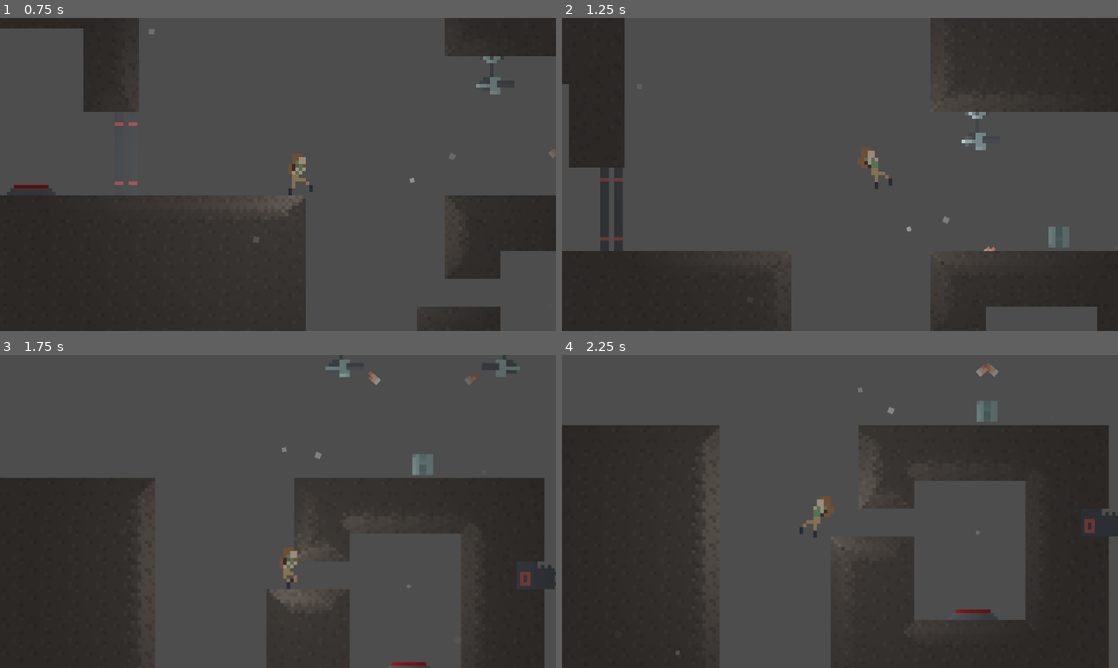
Above: before the commit, frames 1-4 (two rows, left to right).
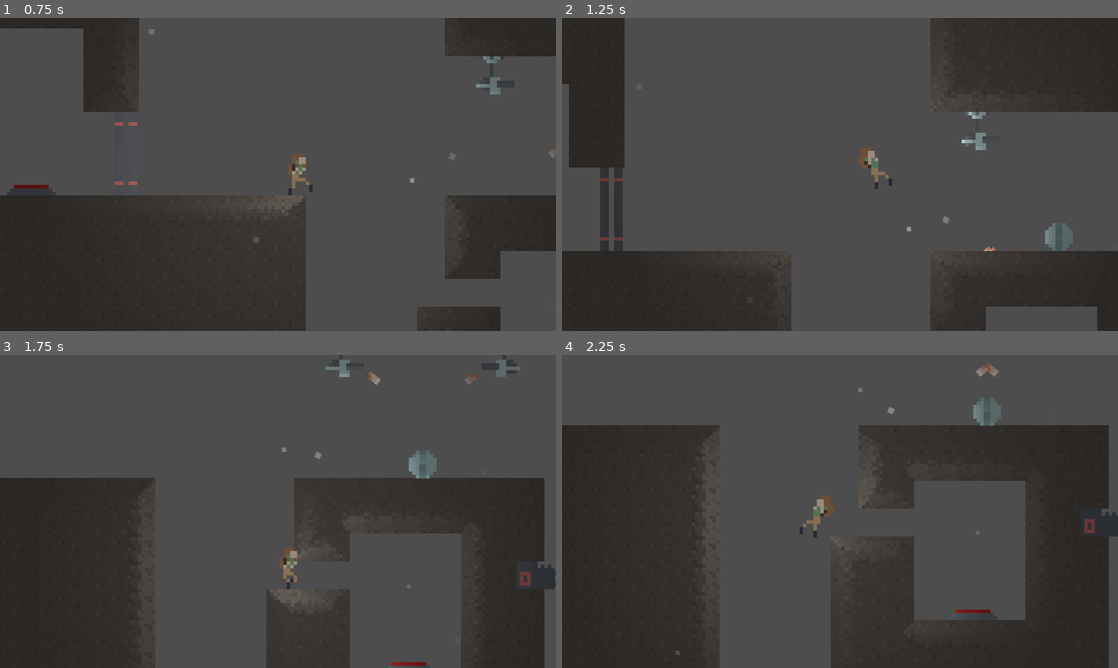
Above: after the commit, the same moments.

Repository: EpicBettaFish/trijam314
Game: Godot game, scene res://scenes/Main.tscn
Same seed, same stepped clock (60 frames per second), same inputs: the game is played once before the commit and once after it. Sound files missing from this copy of the repository are replaced by a short silence.
Inputs:
- Up to frame 1 (0.75 s): hold D (right) from 0.53 s (still down)
- Up to frame 2 (1.25 s): keep holding D (right); tap Up (jump) at 0.77 s
- Up to frame 3 (1.75 s): keep holding D (right); tap Up (jump) at 1.52 s
- Up to frame 4 (2.25 s): release D (right) at 2.03 s; hold Left (left) from 2.03 s (still down)

Frame 1 is identical in both runs. In frame 2, less than 0.1% of the frame differs, in the area x 86-91%, y 65-75%; in frame 3, less than 0.1%, in the area x 73-79%, y 30-40%; in frame 4, less than 0.1%.
Error before the commit: Invalid assignment of property or key 'global_position' with value of type 'Vector2' on a base object of type 'null instance'. (res://scripts/cube.gd:6)

Commit message:
balls moment

Diff:
--- a/scenes/button.tscn
+++ b/scenes/button.tscn
@@ -5,13 +5,14 @@
 [ext_resource type="Texture2D" uid="uid://dv136lseppt5v" path="res://assets/sprites/button_norm.png" id="3_3q610"]
 
 [sub_resource type="RectangleShape2D" id="RectangleShape2D_mi6dp"]
-size = Vector2(10, 1)
+size = Vector2(8, 1)
 
 [sub_resource type="CanvasTexture" id="CanvasTexture_3q610"]
 diffuse_texture = ExtResource("2_rhj8v")
 normal_texture = ExtResource("3_3q610")
 
 [node name="Button" type="StaticBody2D"]
+collision_layer = 4
 script = ExtResource("1_rhj8v")
 
 [node name="CollisionPolygon2D" type="CollisionPolygon2D" parent="."]
@@ -30,5 +31,10 @@
 texture = SubResource("CanvasTexture_3q610")
 hframes = 2
 
+[node name="BallCatch" type="StaticBody2D" parent="."]
+
+[node name="CollisionPolygon2D2" type="CollisionPolygon2D" parent="BallCatch"]
+polygon = PackedVector2Array(5, -3, 9, 0, -9, 0, -5, -3, 0, -1)
+
 [connection signal="body_entered" from="ButtonPushed" to="." method="_on_button_pushed_body_entered"]
 [connection signal="body_exited" from="ButtonPushed" to="." method="_on_button_pushed_body_exited"]
--- a/scenes/cube.tscn
+++ b/scenes/cube.tscn
@@ -1,20 +1,21 @@
-[gd_scene load_steps=6 format=3 uid="uid://cp41fugu1ykmr"]
+[gd_scene load_steps=7 format=3 uid="uid://cp41fugu1ykmr"]
 
 [ext_resource type="Script" uid="uid://busp52uq7h81h" path="res://scripts/cube.gd" id="1_8viuf"]
 [ext_resource type="Texture2D" uid="uid://crplfin0eomri" path="res://assets/sprites/box.png" id="2_i7q2r"]
 [ext_resource type="Texture2D" uid="uid://dl6fj4ll75njw" path="res://assets/sprites/box_norm.png" id="3_0d7ej"]
 
+[sub_resource type="PhysicsMaterial" id="PhysicsMaterial_i7q2r"]
+
 [sub_resource type="CanvasTexture" id="CanvasTexture_fu8w0"]
 diffuse_texture = ExtResource("2_i7q2r")
 normal_texture = ExtResource("3_0d7ej")
 
-[sub_resource type="RectangleShape2D" id="RectangleShape2D_i7q2r"]
-size = Vector2(8, 8)
+[sub_resource type="CircleShape2D" id="CircleShape2D_i7q2r"]
+radius = 4.0
 
 [node name="Cube" type="RigidBody2D" groups=["canPushButton"]]
-collision_mask = 3
-mass = 0.7
-gravity_scale = 0.5
+collision_mask = 19
+physics_material_override = SubResource("PhysicsMaterial_i7q2r")
 can_sleep = false
 script = ExtResource("1_8viuf")
 
@@ -23,4 +24,4 @@
 texture = SubResource("CanvasTexture_fu8w0")
 
 [node name="CollisionShape2D" type="CollisionShape2D" parent="."]
-shape = SubResource("RectangleShape2D_i7q2r")
+shape = SubResource("CircleShape2D_i7q2r")
--- a/scripts/cube.gd
+++ b/scripts/cube.gd
@@ -1,9 +1,4 @@
 extends RigidBody2D
-
-@onready var unstuck = $Unstuck
-
-func  _physics_process(delta: float) -> void:
-	unstuck.global_position = global_position
 
 func _on_left_body_entered(body: Node2D) -> void:
 	if body != self:
Binary file changed: assets/sprites/box.png
Binary file changed: assets/sprites/box_norm.png
